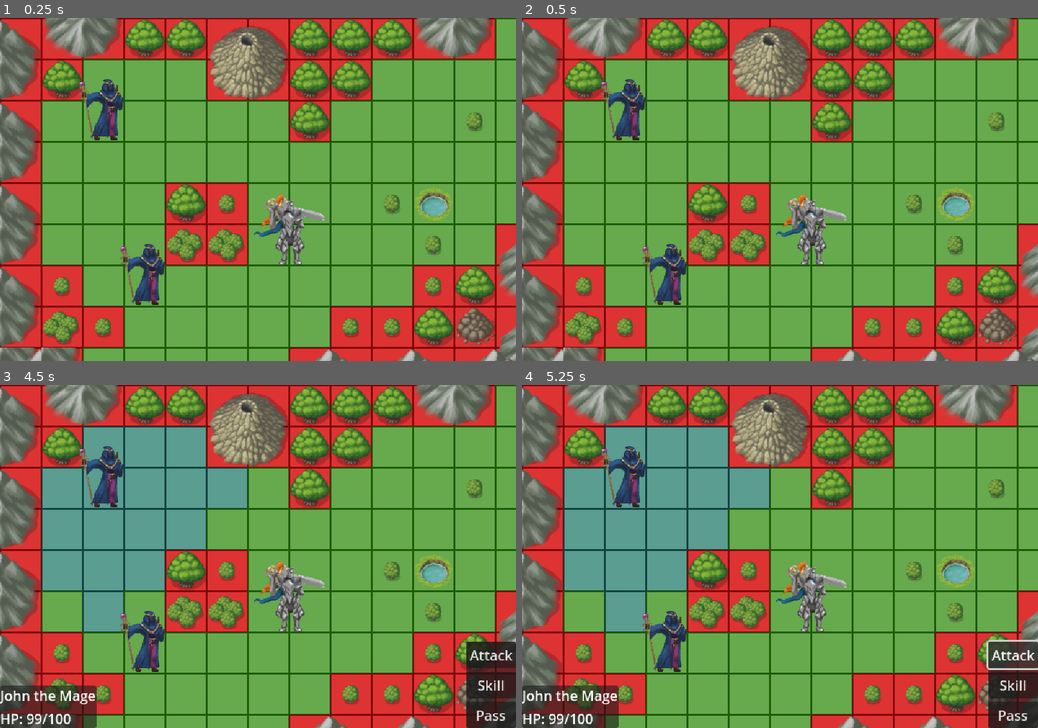
Above: before the commit, frames 1-4 (two rows, left to right).
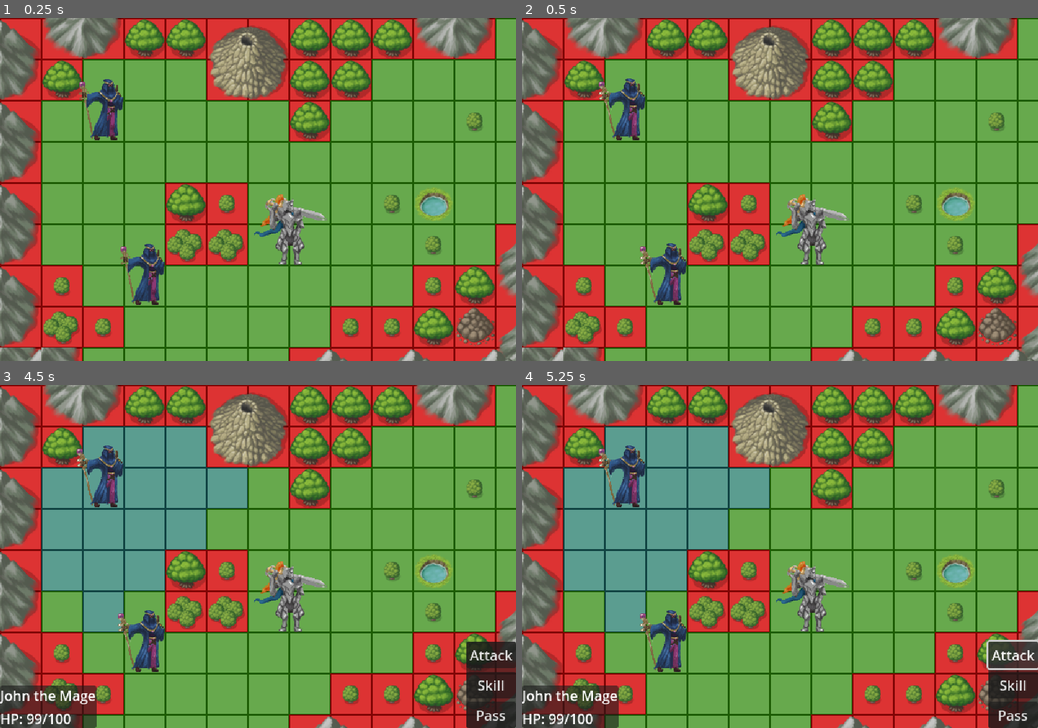
Above: after the commit, the same moments.

Repository: julKara/Defeat_the_Demonlord
Game: Godot game, scene res://world.tscn
The game is run twice, just before and just after one commit, with the same random seed, the same clock (stepped at 60 frames per second) and the same inputs.
Inputs (mouse positions are in pixels of both pictures, inside the frame that each line leads up to):
- Up to frame 1 (0.25 s): no input
- Up to frame 2 (0.5 s): no input
- Up to frame 3 (4.5 s): move the mouse to (371, 539) at 0.52 s; press the mouse at (371, 539) at 0.53 s; move the mouse to (154, 573) at 1.27 s; release the mouse at (154, 573) at 1.28 s; click (154, 573) at 1.35 s; tap Enter at 2, 3.5 s; move the mouse to (309, 481) at 2.02 s; press the mouse at (309, 481) at 2.03 s; tap Space at 2.75 s; move the mouse to (232, 625) at 2.77 s; release the mouse at (232, 625) at 2.78 s; click (232, 625) at 2.85 s; move the mouse to (412, 607) at 3.52 s; press the mouse at (412, 607) at 3.53 s; move the mouse to (103, 505) at 4.27 s; release the mouse at (103, 505) at 4.28 s; click (103, 505) at 4.35 s
- Up to frame 4 (5.25 s): click "Attack" at 5 s

Frame 1 is identical in both runs. In frame 2, 0.6% of the frame differs, in the area x 14-32%, y 17-84%; in frame 3, 0.6%; in frame 4, 0.6%.

Commit message:
Animations-framework added!
1. Click on AnimationPlayer
2. Animation -> Manage Animations
3. Click New Library
4. Use AnimationPlayer normally
5. Eneter Manage Animations again and export Library as .tres file and put it next  to other character resources.
6. Drag new .tres file to profile "animations".

Diff:
--- /dev/null
+++ b/characters/Mage/mageAnimations.tres
@@ -0,0 +1,64 @@
+[gd_resource type="AnimationLibrary" load_steps=9 format=3 uid="uid://db35i1b3vs4xd"]
+
+[ext_resource type="Texture2D" uid="uid://cf8weowpmed" path="res://assets/character_art/mage/Mage_attack_f1.png" id="1_phc3d"]
+[ext_resource type="Texture2D" uid="uid://834u0ejvh4nc" path="res://assets/character_art/mage/Mage_attack_f2.png" id="2_w7ikt"]
+[ext_resource type="Texture2D" uid="uid://plvyx02rvm1l" path="res://assets/character_art/mage/Mage_attack_f3.png" id="3_vxxqd"]
+[ext_resource type="Texture2D" uid="uid://d1i60lf1ycih2" path="res://assets/character_art/mage/Mage_48x48.png" id="4_5yjkd"]
+[ext_resource type="Texture2D" uid="uid://dbbdi0bgi7vac" path="res://assets/character_art/mage/Mage_idle_f2.png" id="6_nieqx"]
+
+[sub_resource type="Animation" id="Animation_hwpfo"]
+resource_name = "attack"
+loop_mode = 1
+tracks/0/type = "value"
+tracks/0/imported = false
+tracks/0/enabled = true
+tracks/0/path = NodePath("Sprite:texture")
+tracks/0/interp = 1
+tracks/0/loop_wrap = true
+tracks/0/keys = {
+"times": PackedFloat32Array(0, 0.233333, 0.5),
+"transitions": PackedFloat32Array(1, 1, 1),
+"update": 1,
+"values": [ExtResource("1_phc3d"), ExtResource("2_w7ikt"), ExtResource("3_vxxqd")]
+}
+
+[sub_resource type="Animation" id="Animation_k3yh3"]
+resource_name = "idle"
+length = 0.8
+loop_mode = 1
+tracks/0/type = "value"
+tracks/0/imported = false
+tracks/0/enabled = true
+tracks/0/path = NodePath("Sprite:texture")
+tracks/0/interp = 1
+tracks/0/loop_wrap = true
+tracks/0/keys = {
+"times": PackedFloat32Array(0, 0.4),
+"transitions": PackedFloat32Array(1, 1),
+"update": 1,
+"values": [ExtResource("4_5yjkd"), ExtResource("6_nieqx")]
+}
+
+[sub_resource type="Animation" id="Animation_xskcs"]
+resource_name = "selected"
+length = 0.6
+loop_mode = 1
+tracks/0/type = "value"
+tracks/0/imported = false
+tracks/0/enabled = true
+tracks/0/path = NodePath("Sprite:texture")
+tracks/0/interp = 1
+tracks/0/loop_wrap = true
+tracks/0/keys = {
+"times": PackedFloat32Array(0, 0.3),
+"transitions": PackedFloat32Array(1, 1),
+"update": 1,
+"values": [ExtResource("4_5yjkd"), ExtResource("6_nieqx")]
+}
+
+[resource]
+_data = {
+&"attack": SubResource("Animation_hwpfo"),
+&"idle": SubResource("Animation_k3yh3"),
+&"selected": SubResource("Animation_xskcs")
+}
--- a/characters/Mage/mageProfile.tres
+++ b/characters/Mage/mageProfile.tres
@@ -1,6 +1,7 @@
-[gd_resource type="Resource" script_class="UnitProfile" load_steps=3 format=3 uid="uid://mwedg6ttx2lp"]
+[gd_resource type="Resource" script_class="UnitProfile" load_steps=4 format=3 uid="uid://mwedg6ttx2lp"]
 
 [ext_resource type="Script" uid="uid://5kg8ybina31b" path="res://src/Units/Unit_Profile.gd" id="1_1kl1b"]
+[ext_resource type="AnimationLibrary" uid="uid://db35i1b3vs4xd" path="res://characters/Mage/mageAnimations.tres" id="1_3m1el"]
 [ext_resource type="Texture2D" uid="uid://d1i60lf1ycih2" path="res://assets/character_art/mage/Mage_48x48.png" id="2_g5auo"]
 
 [resource]
@@ -8,4 +9,5 @@
 character_name = "John"
 battle_class_type = "Mage"
 sprite = ExtResource("2_g5auo")
+animation = ExtResource("1_3m1el")
 metadata/_custom_type_script = "uid://5kg8ybina31b"
--- a/src/Units/actor.gd
+++ b/src/Units/actor.gd
@@ -5,16 +5,26 @@
 """ Unit-Unique Reasources """
 @export var stats: CharacterStats	# All stats to particular unit
 @export var profile: UnitProfile	# All other unique aspects of a unit (name, skills, talent...)
+var anim_library_name := "default"	# Liberary name for unit-animations, is the .tres file attached to profile
 
 # CONSTANTS
 const FRIENDLY_COLOR: Color = Color("00a78f")
 const ENEMY_COLOR: Color = Color.CRIMSON
+enum UnitState { IDLE, SELECTED, MOVING, ATTACKING, DEAD }	# Possible unit-states
+var state_to_anim = {	# For animation filepaths
+		UnitState.IDLE: "idle",
+		UnitState.SELECTED: "selected",
+		UnitState.MOVING: "move",
+		UnitState.ATTACKING: "attack",
+		UnitState.DEAD: "dead"
+	}
 
 # Refrences to objects in actor
 @onready var shape = $CollisionShape2D	# TODO: Will be changed to healthbar instead
 var behavior: Node = null	# Decides behavior based on if unit is playable, enemy, npc...
 @onready var sprite_2d: Sprite2D = $Sprite
 @onready var anim_player: AnimationPlayer = $AnimationPlayer
+
 
 # Refrences to objects in World
 @onready var tile_map: TileMap = $"../../../TileMap"
@@ -31,13 +41,15 @@
 var is_moving: bool
 var current_point_path: PackedVector2Array
 var tile_size: int = 48
-var selected: bool = false
 var start_position: Vector2i
 
 # Stat-variables
 var move_speed: float = 3.0	# 3.0 is considered default speed
 var mobility: int = 3	# 3 is considered default mobility
 
+""" Unit info while in gameplay: """
+var selected: bool = false	# True if unit is selected
+var current_state: UnitState = UnitState.IDLE	# Current state of unit
 # Export lets you toggle this in the inspector
 @export var is_friendly: bool = false:
 	set(value):
@@ -53,6 +65,9 @@
 
 	# Apply unit profile to current instance of actor
 	_apply_profile()
+
+	# Start idle-state animation
+	_update_state_animation()
 
 	# Create an A* grid that will be used for pathfinding
 	astar_grid = AStarGrid2D.new()
@@ -137,9 +152,38 @@
 	if sprite_2d and profile.sprite:
 		sprite_2d.texture = profile.sprite
 
-	# Apply idle-animation of unit if there is one
+	# Connect profiles `animation` to anim_player here which is the object AnimationPlayer
 	if anim_player and profile.animation:
-		anim_player.add_animation_library("default", profile.animation)
+		# Use the resource's name (if it has one), or default
+		anim_library_name = profile.animation.resource_name if profile.animation.resource_name != "" else "default"
+		anim_player.add_animation_library(anim_library_name, profile.animation)
+		print("Added animation library:", anim_library_name)	# For TESTING
+
+# Updates current_state and calls update-animation
+func set_state(new_state: UnitState) -> void:
+	if new_state == current_state:
+		return
+	current_state = new_state
+	_update_state_animation()
+
+# Updates the animation of the unit based on its state
+func _update_state_animation() -> void:
+
+	# Test unit
+	if anim_player == null or profile == null:
+		return
+
+	# Get the current state name and test it
+	var anim_name = state_to_anim.get(current_state, null)
+	if anim_name == null:
+		return
+
+	# Dynamically put together filepath of animation (e.g default/idle)
+	var full_name = "%s/%s" % [anim_library_name, anim_name]
+	if anim_player.has_animation(full_name):
+		anim_player.play(full_name)
+		# print("full_name:", full_name)	# TESTING
+
 
 # Function that creates a path towards the selected tile
 func _input(event):
--- a/src/Units/actor.tscn
+++ b/src/Units/actor.tscn
@@ -1,17 +1,98 @@
-[gd_scene load_steps=4 format=3 uid="uid://dijjspgi8x8sv"]
+[gd_scene load_steps=14 format=3 uid="uid://dijjspgi8x8sv"]
 
 [ext_resource type="Texture2D" uid="uid://d1i60lf1ycih2" path="res://assets/character_art/mage/Mage_48x48.png" id="1_bsu0c"]
 [ext_resource type="Script" uid="uid://7mgltwn5kw4v" path="res://src/Units/actor.gd" id="1_xjefa"]
+[ext_resource type="Texture2D" uid="uid://plvyx02rvm1l" path="res://assets/character_art/mage/Mage_attack_f3.png" id="4_g0rg7"]
+[ext_resource type="Texture2D" uid="uid://cf8weowpmed" path="res://assets/character_art/mage/Mage_attack_f1.png" id="4_kj6bn"]
+[ext_resource type="Texture2D" uid="uid://834u0ejvh4nc" path="res://assets/character_art/mage/Mage_attack_f2.png" id="5_jg2tr"]
+[ext_resource type="Texture2D" uid="uid://dbbdi0bgi7vac" path="res://assets/character_art/mage/Mage_idle_f2.png" id="7_jg2tr"]
 
 [sub_resource type="RectangleShape2D" id="RectangleShape2D_gkf61"]
 size = Vector2(48, 48)
+
+[sub_resource type="Animation" id="Animation_kj6bn"]
+length = 0.001
+tracks/0/type = "value"
+tracks/0/imported = false
+tracks/0/enabled = true
+tracks/0/path = NodePath("Sprite:texture")
+tracks/0/interp = 1
+tracks/0/loop_wrap = true
+tracks/0/keys = {
+"times": PackedFloat32Array(0),
+"transitions": PackedFloat32Array(1),
+"update": 1,
+"values": [ExtResource("7_jg2tr")]
+}
+
+[sub_resource type="AnimationLibrary" id="AnimationLibrary_a5lvk"]
+_data = {
+&"RESET": SubResource("Animation_kj6bn")
+}
+
+[sub_resource type="Animation" id="Animation_hwpfo"]
+resource_name = "attack"
+loop_mode = 1
+tracks/0/type = "value"
+tracks/0/imported = false
+tracks/0/enabled = true
+tracks/0/path = NodePath("Sprite:texture")
+tracks/0/interp = 1
+tracks/0/loop_wrap = true
+tracks/0/keys = {
+"times": PackedFloat32Array(0, 0.233333, 0.5),
+"transitions": PackedFloat32Array(1, 1, 1),
+"update": 1,
+"values": [ExtResource("4_kj6bn"), ExtResource("5_jg2tr"), ExtResource("4_g0rg7")]
+}
+
+[sub_resource type="Animation" id="Animation_k3yh3"]
+resource_name = "idle"
+length = 0.8
+loop_mode = 1
+tracks/0/type = "value"
+tracks/0/imported = false
+tracks/0/enabled = true
+tracks/0/path = NodePath("Sprite:texture")
+tracks/0/interp = 1
+tracks/0/loop_wrap = true
+tracks/0/keys = {
+"times": PackedFloat32Array(0, 0.4),
+"transitions": PackedFloat32Array(1, 1),
+"update": 1,
+"values": [ExtResource("1_bsu0c"), ExtResource("7_jg2tr")]
+}
+
+[sub_resource type="Animation" id="Animation_xskcs"]
+resource_name = "selected"
+length = 0.6
+loop_mode = 1
+tracks/0/type = "value"
+tracks/0/imported = false
+tracks/0/enabled = true
+tracks/0/path = NodePath("Sprite:texture")
+tracks/0/interp = 1
+tracks/0/loop_wrap = true
+tracks/0/keys = {
+"times": PackedFloat32Array(0, 0.3),
+"transitions": PackedFloat32Array(1, 1),
+"update": 1,
+"values": [ExtResource("1_bsu0c"), ExtResource("7_jg2tr")]
+}
+
+[sub_resource type="AnimationLibrary" id="AnimationLibrary_jg2tr"]
+_data = {
+&"attack": SubResource("Animation_hwpfo"),
+&"idle": SubResource("Animation_k3yh3"),
+&"selected": SubResource("Animation_xskcs")
+}
 
 [node name="enemy_unit" type="CharacterBody2D"]
 script = ExtResource("1_xjefa")
 
 [node name="Sprite" type="Sprite2D" parent="."]
 position = Vector2(-24, -24)
-texture = ExtResource("1_bsu0c")
+texture = ExtResource("7_jg2tr")
 
 [node name="CollisionShape2D" type="CollisionShape2D" parent="."]
 self_modulate = Color(0.862745, 0.0784314, 0.235294, 1)
@@ -19,3 +100,7 @@
 debug_color = Color(0.92, 0.92, 0.92, 0.756863)
 
 [node name="AnimationPlayer" type="AnimationPlayer" parent="."]
+libraries = {
+&"": SubResource("AnimationLibrary_a5lvk"),
+&"mageAnimations": SubResource("AnimationLibrary_jg2tr")
+}
Not shown, added: assets/character_art/mage/Mage_48x48_f2.png.import
Binary file added: assets/character_art/mage/Mage_attack_f1.png
Not shown, added: assets/character_art/mage/Mage_attack_f1.png.import
Binary file added: assets/character_art/mage/Mage_attack_f2.png
Not shown, added: assets/character_art/mage/Mage_attack_f2.png.import
Binary file added: assets/character_art/mage/Mage_attack_f3.png
Not shown, added: assets/character_art/mage/Mage_attack_f3.png.import
Binary file added: assets/character_art/mage/Mage_idle_f2.png
Not shown, added: assets/character_art/mage/Mage_idle_f2.png.import
